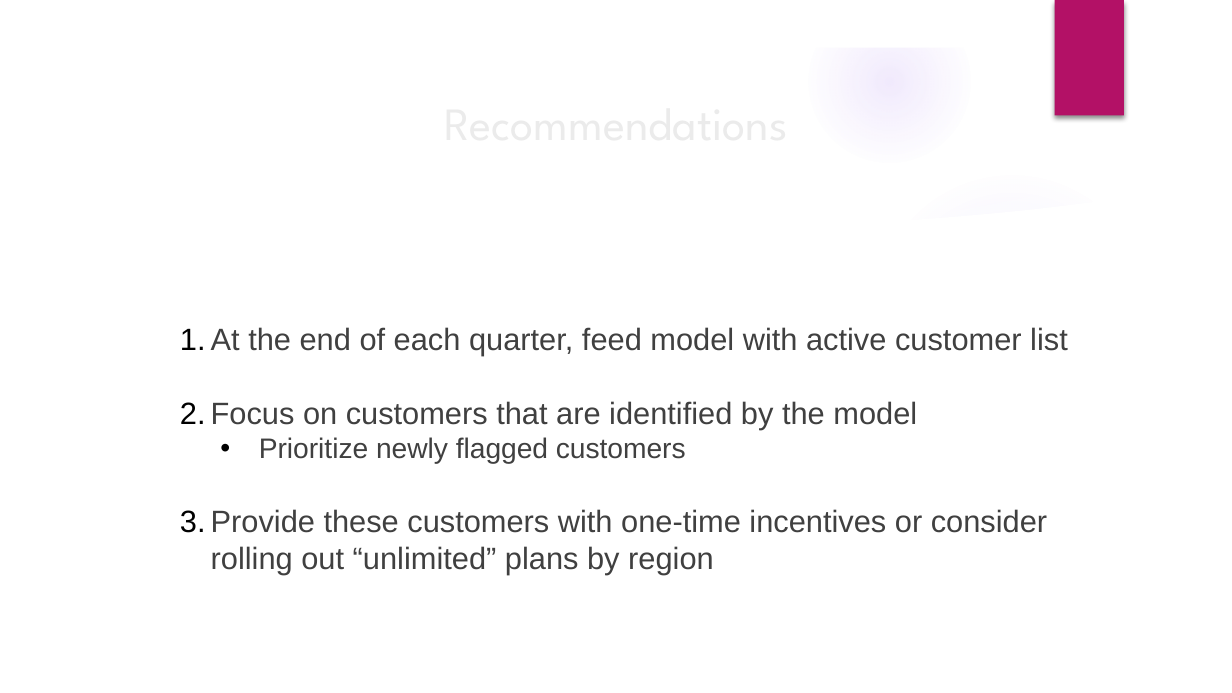
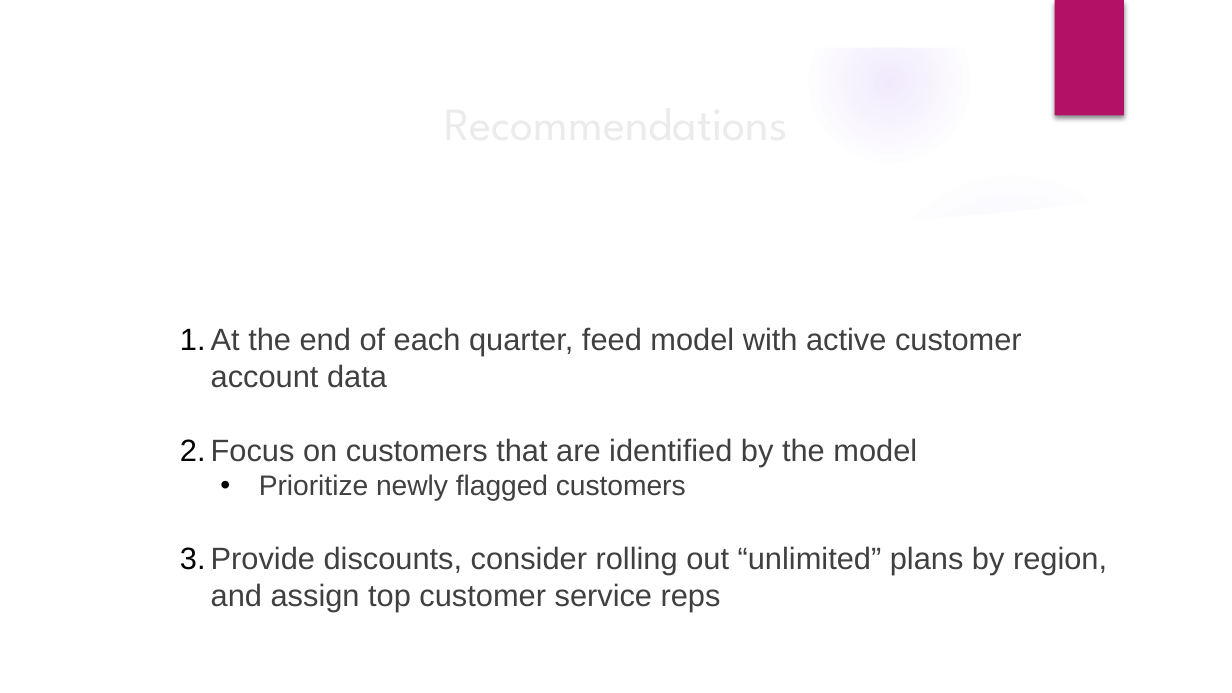
Before and after one commit to AliRampur/Phase-3-Project, a slide deck: slide 9 of Phase 3 Presentation.pptx. Drawn at 1232x693 pixels with LibreOffice and Linux fonts; fonts in the diff are those of the drawing; background and template pictures are left out. Boxes give left, top, right and bottom in pixels: in the first picture for what was removed or moved away, otherwise in the second. Text is boxed around its words. In the diff, an @@ line names an element or a change of style, - is before the commit and + after.

```diff
--- a/Phase 3 Presentation.pptx
+++ b/Phase 3 Presentation.pptx
@@ subtitle at (211, 327, 1022, 388): text changed @@
-1. At the end of each quarter, feed model with active customer list
+1. At the end of each quarter, feed model with active customer account data
@@ subtitle at (211, 546, 1107, 611): text changed @@
-3. Provide these customers with one-time incentives or consider rolling out “unlimited” plans by region
+3. Provide discounts, consider rolling out “unlimited” plans by region, and assign top customer service reps
```
Also in this commit, not shown: 4 other slides changed, 2 other files.
